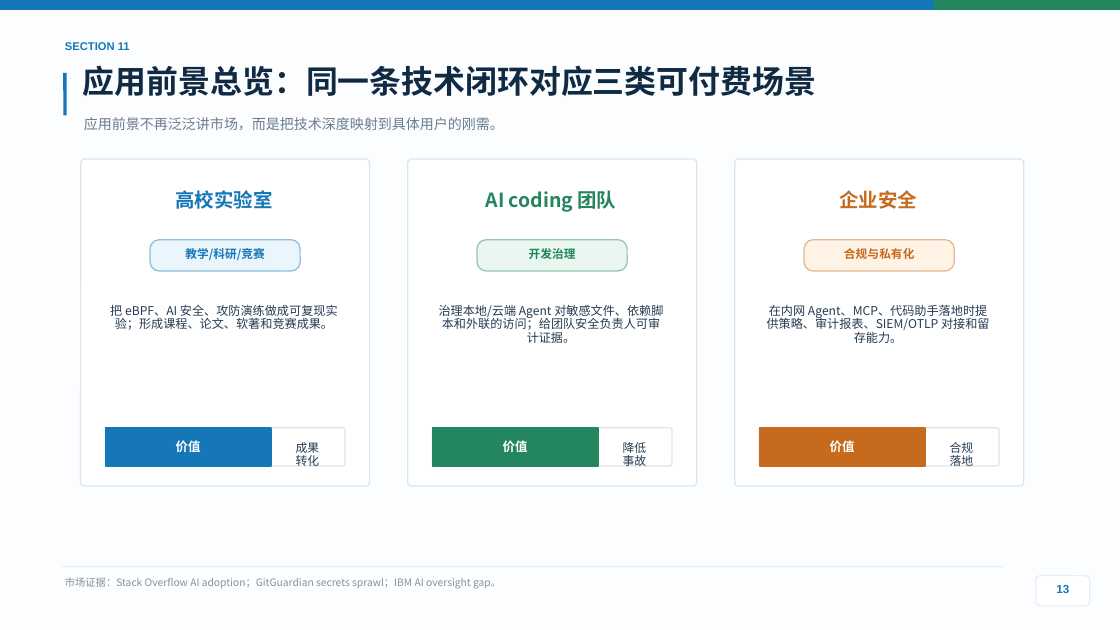
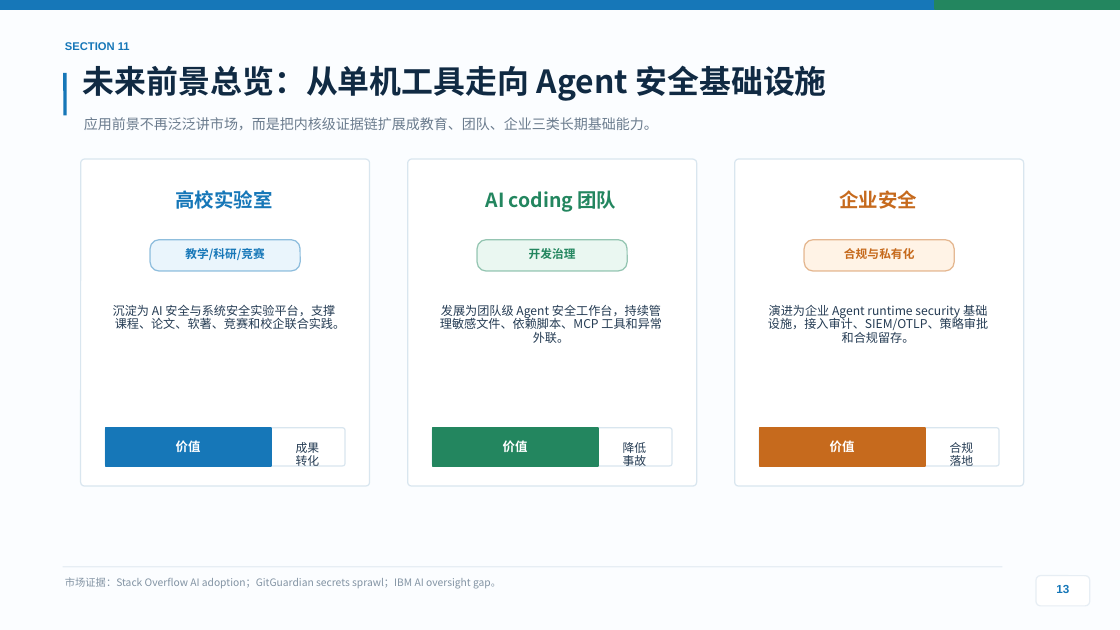
Before and after one commit to stevessr/agent-ebpf-filter, a slide deck: slide 13 of docs/competition/2026-guochuang/output/final/Agent-eBPF-Filter-项目答辩路演PPT-浅色优化版.pptx. Drawn at 1120x630 pixels with LibreOffice and Linux fonts; fonts in the diff are those of the drawing. Boxes give left, top, right and bottom in pixels: in the first picture for what was removed or moved away, otherwise in the second. Text is boxed around its words. In the diff, an @@ line names an element or a change of style, - is before the commit and + after.

Commit message:
优化项目答辩PPT内容，调整技术深度与未来前景的表达，更新相关图像和代码证据

```diff
--- a/docs/competition/2026-guochuang/output/final/Agent-eBPF-Filter-项目答辩路演PPT-浅色优化版.pptx
+++ b/docs/competition/2026-guochuang/output/final/Agent-eBPF-Filter-项目答辩路演PPT-浅色优化版.pptx
@@ text at (x1=83, y1=65, x2=827, y2=101): text changed @@
-应用前景总览：同一条技术闭环对应三类可付费场景
+未来前景总览：从单机工具走向 Agent 安全基础设施
@@ text at (x1=84, y1=117, x2=658, y2=130): text changed @@
-应用前景不再泛泛讲市场，而是把技术深度映射到具体用户的刚需。
+应用前景不再泛泛讲市场，而是把内核级证据链扩展成教育、团队、企业三类长期基础能力。
@@ text at (x1=113, y1=305, x2=346, y2=329): text changed @@
-把 eBPF、AI 安全、攻防演练做成可复现实验；形成课程、论文、软著和竞赛成果。
+沉淀为 AI 安全与系统安全实验平台，支撑课程、论文、软著、竞赛和校企联合实践。
@@ text at (x1=440, y1=305, x2=662, y2=343): text changed @@
-治理本地/云端 Agent 对敏感文件、依赖脚本和外联的访问；给团队安全负责人可审计证据。
+发展为团队级 Agent 安全工作台，持续管理敏感文件、依赖脚本、MCP 工具和异常外联。
@@ text at (x1=768, y1=305, x2=988, y2=343): text changed @@
-在内网 Agent、MCP、代码助手落地时提供策略、审计报表、SIEM/OTLP 对接和留存能力。
+演进为企业 Agent runtime security 基础设施，接入审计、SIEM/OTLP、策略审批和合规留存。
```
Also in this commit, not shown: 5 other slides changed, 13 other files.
